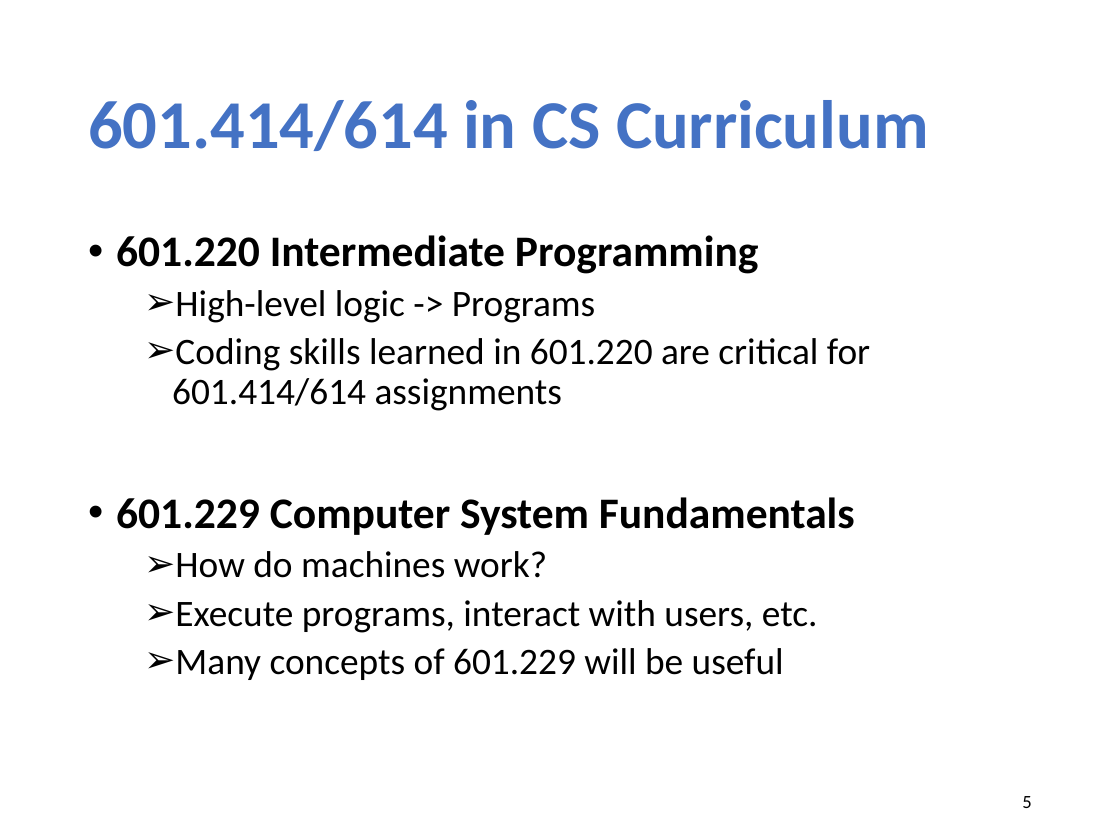
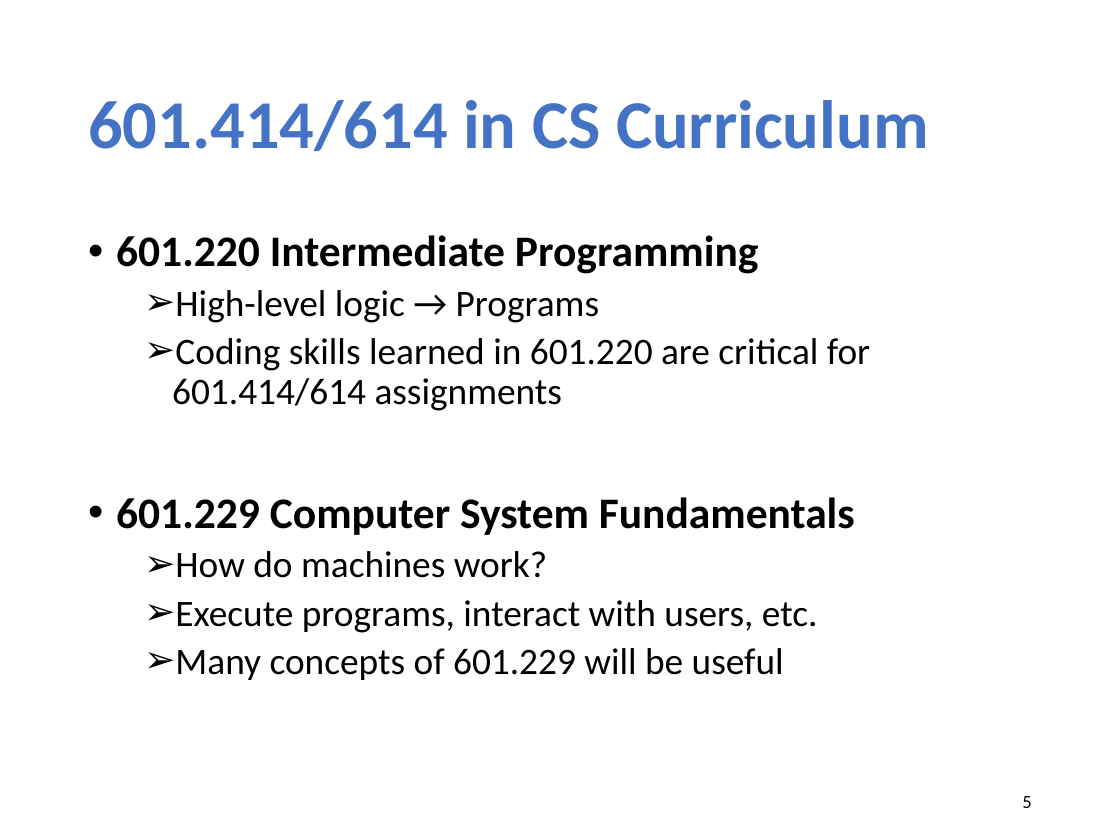
Before and after one commit to xinjin/course-net, a slide deck: slide 5 of slides/lec01_introduction.pptx. Drawn at 1120x840 pixels with LibreOffice and Linux fonts; fonts in the diff are those of the drawing. Boxes give left, top, right and bottom in pixels: in the first picture for what was removed or moved away, otherwise in the second. Text is boxed around its words. In the diff, an @@ line names an element or a change of style, - is before the commit and + after.

```diff
--- a/slides/lec01_introduction.pptx
+++ b/slides/lec01_introduction.pptx
@@ text at [175, 290, 599, 323]: text changed @@
-  ➢ High-level logic -> Programs
+  ➢ High-level logic → Programs
```
Also in this commit, not shown: 9 other slides changed, 3 slides added, 1 other file.
